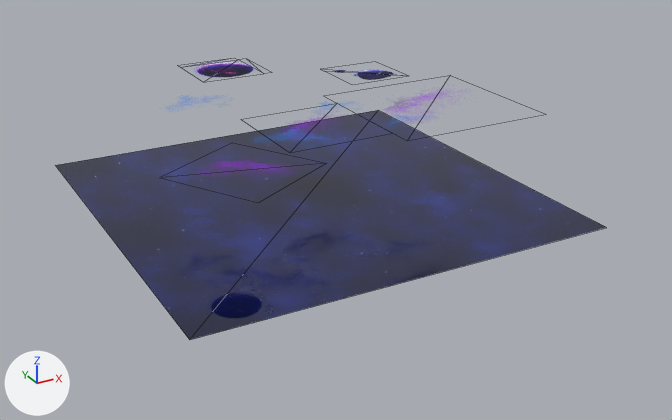
Before and after pictures for a commit that changed the glTF model src/examples/spaceshooter/assets/BaackgroundElements/BaackgroundElements.glb.
Rendered twice from a camera (50 mm lens) standing at (-1932.0, -3784.0, 940.0) and looking at (44.0, -192.0, -856.0). Every picture has the same lights, and +X, +Y and +Z are marked at lower left. Mesh edges are drawn as thin lines. Where no turn or scale is listed for an object, it has been applied to the vertices.

Objects in the first picture: 'bg', 'planet.001'.
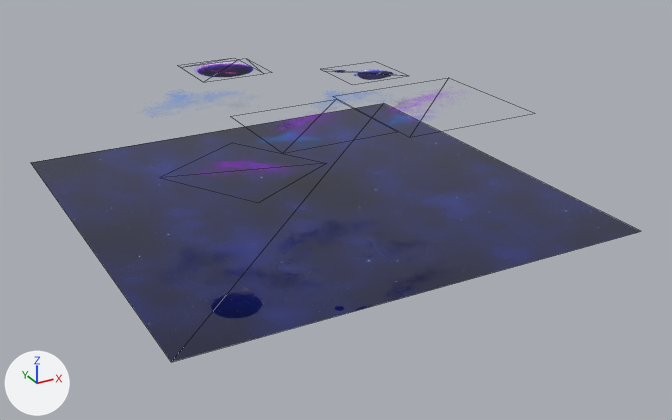
Boxes (x1, y1, x2, y2) around the edits, measured in the pictures (672 x 420 px):
'bg', rescaled (11% wider, 13% taller)
    before: (56, 110, 607, 340)
    after: (31, 103, 641, 362)
'nebula2.001', rescaled (14% narrower, 7% shorter)
    before: (396, 96, 430, 109)
    after: (401, 97, 430, 109)

The edits, one by one:
Object 'bg' (ob_bg) is rescaled from (1.25, 1.25, 1.25) to (1.39, 1.39, 1.39).
Object 'nebula2.001' (ob_nebula2_001) is rescaled from (37.0, 37.0, 63.1) to (33.6, 33.6, 57.3).
